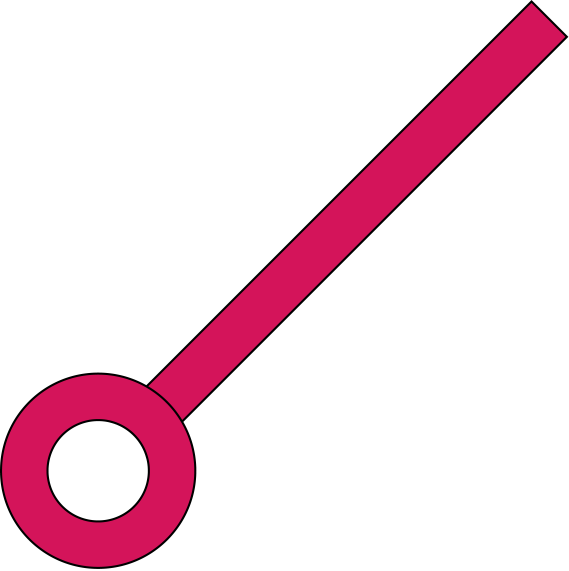
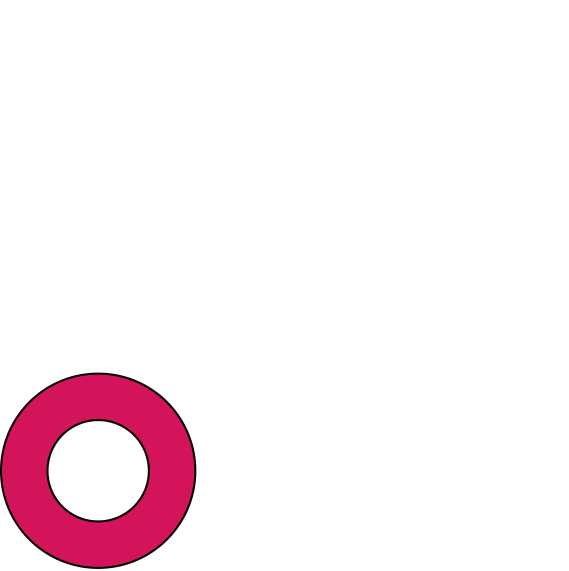
Layered file, before and after one edit (w=569, h=571). Changes by layer:
painted on "<Group>" over [109, 0, 569, 459]
